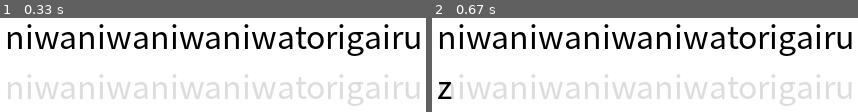
Above: before the commit, frames 1-2 (left to right).
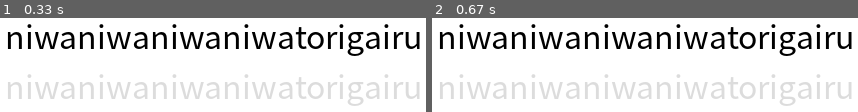
Above: after the commit, the same moments.

Repository: FLT4613/pygame-test
Game: pygame game, started from main.py
Two runs of this game, one before a commit and one after it. Both use one fixed random seed, a clock stepped at 60 frames per second and the inputs below.
Inputs:
- Up to frame 1 (0.33 s): no input
- Up to frame 2 (0.67 s): tap Z at 0.33 s

Frame 1 is identical in both runs. In frame 2, 0.3% of the frame differs, in the area x 1-5%, y 68-87%.

Commit message:
入力可能な文字を、手本の先頭文字とする

Diff:
--- a/main.py
+++ b/main.py
@@ -105,11 +105,11 @@
 words_font = pygame.font.SysFont('Meiryo UI', 32)
 input_chrs = []
 target_sentence = 'niwaniwaniwaniwatorigairu'
-placeholder = target_sentence
+remain_chrs = [c for c in target_sentence]
 while 1:
     screen.fill((255, 255, 255))
     screen.blit(words_font.render(target_sentence, True, (0, 0, 0)), (100, 300))
-    screen.blit(words_font.render(placeholder, True, (220, 220, 220)), (100, 350))
+    screen.blit(words_font.render(target_sentence, True, (220, 220, 220)), (100, 350))
     screen.blit(words_font.render(''.join(input_chrs), True, (0, 0, 0)), (100, 350))
     pressed_keys = pygame.key.get_pressed()
 
@@ -142,4 +142,6 @@
                 pygame.quit()
                 sys.exit()
             elif str.isalnum(event.unicode):
-                input_chrs.append(event.unicode)
+                if remain_chrs and remain_chrs[0] == event.unicode:
+                    remain_chrs = remain_chrs[1:]
+                    input_chrs.append(event.unicode)
